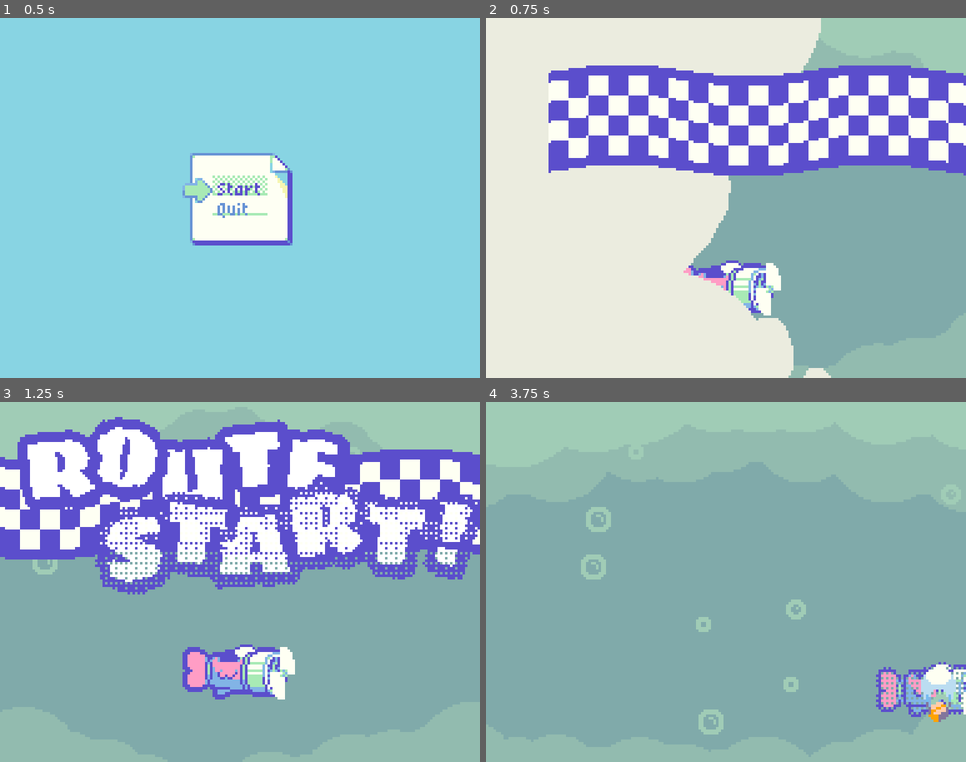
Above: before the commit, frames 1-4 (two rows, left to right).
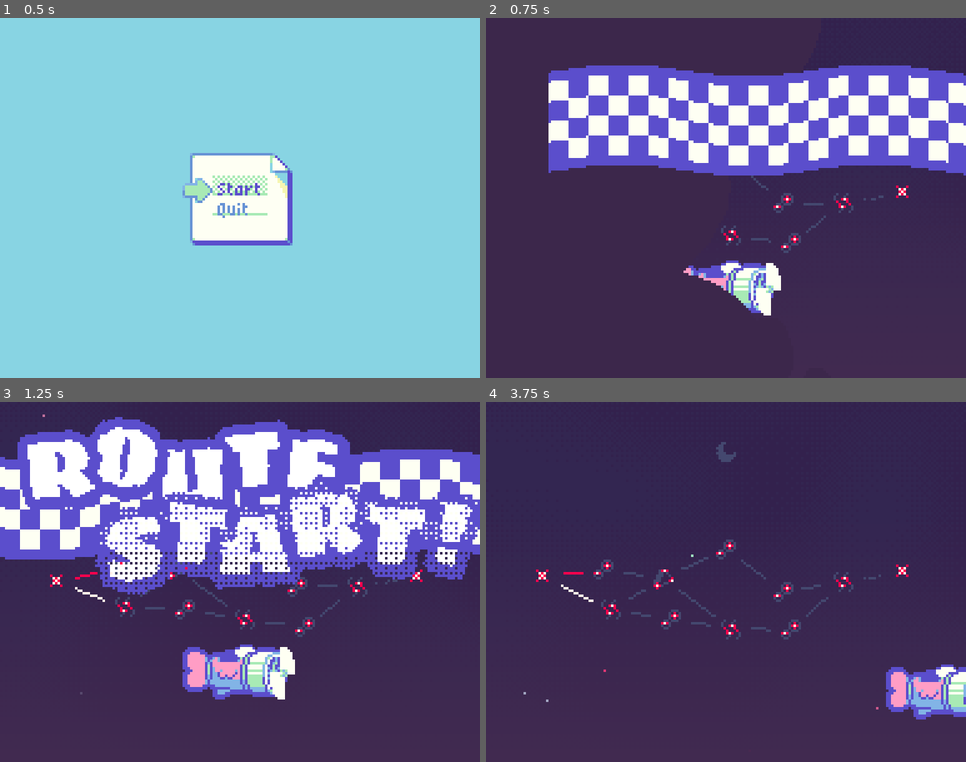
Above: after the commit, the same moments.

Repository: webcatzz/bjay
Game: Godot game, scene res://scenes/title/title.tscn
Two runs of this game, one before a commit and one after it. Both use one fixed random seed, a clock stepped at 60 frames per second and the inputs below.
Inputs (mouse positions are in pixels of both pictures, inside the frame that each line leads up to):
- Up to frame 1 (0.5 s): no input
- Up to frame 2 (0.75 s): click "Start" at 0.5 s
- Up to frame 3 (1.25 s): no input
- Up to frame 4 (3.75 s): tap Enter (ui_accept) at 1.25, 1.52, 2.27 s; move the mouse to (831, 564) at 1.27 s; hold D (move_right) 1.28-2.03 s; click (831, 564) at 1.42 s; move the mouse to (630, 600) at 2.02 s; hold S (move_down) 2.03-2.78 s; move the mouse to (774, 502) at 2.77 s; hold D (move_right) 2.78-3.53 s; move the mouse to (702, 654) at 3.52 s; hold W (move_up) from 3.53 s (still down); click (702, 654) at 3.67 s

Frame 1 is identical in both runs. In frame 2, 74% of the frame differs, in the area x 0-100%, y 0-100%; in frame 3, 60%; in frame 4, 100%.

Commit message:
edited map icons

Diff:
--- a/scenes/map.gd
+++ b/scenes/map.gd
@@ -5,10 +5,7 @@
 	heat = 1.0,
 	glass = 0.5,
 	lightning = 0.25,
-	#rain = 0.75,
-	#storm = 0.15,
 }
-
 
 var origin: Place
 var destination: Place
--- a/scenes/route/route.tscn
+++ b/scenes/route/route.tscn
@@ -1,8 +1,7 @@
-[gd_scene load_steps=10 format=3 uid="uid://hnnpjn746vu3"]
+[gd_scene load_steps=9 format=3 uid="uid://hnnpjn746vu3"]
 
 [ext_resource type="Script" uid="uid://iltnbgbl6utm" path="res://scenes/route/route.gd" id="1_msb17"]
 [ext_resource type="PackedScene" uid="uid://byfvyojcv272m" path="res://scenes/route/parts/player.tscn" id="2_enbfm"]
-[ext_resource type="PackedScene" uid="uid://um1nlfot8tm0" path="res://scenes/route/phases/droplet/droplet_phase.tscn" id="2_ex5p1"]
 [ext_resource type="PackedScene" uid="uid://b5ffmn12701vc" path="res://scenes/route/parts/route_start.tscn" id="4_1gebr"]
 [ext_resource type="PackedScene" uid="uid://by05xaes2epwv" path="res://scenes/ui/wipe.tscn" id="4_ex5p1"]
 
@@ -19,7 +18,6 @@
 
 [node name="Route" type="Node"]
 script = ExtResource("1_msb17")
-first_phase = ExtResource("2_ex5p1")
 
 [node name="Wipe" parent="." instance=ExtResource("4_ex5p1")]
 modulate = Color(0, 0, 0, 1)
Binary file changed: assets/map_icons.png
Binary file changed: mockup.aseprite
